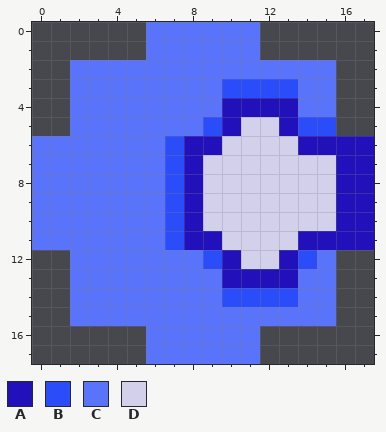
Edited in one commit: pixel-art sprite (Game/data/enemyfireball_02.png). This is how it looked before the edit.
The file is 90x90 pixels, drawn in blocks of 5x5; one block is one cell here.
Palette (. is transparent): A #2211bb  B #2a4cf9  C #5973fb  D #d3d0ec
Pixels before, first column x 0:
 0 ......CCCCCC......
 1 ......CCCCCC......
 2 ..CCCCCCCCCCCCCC..
 3 ..CCCCCCCCBBBBCC..
 4 ..CCCCCCCCAAAACC..
 5 ..CCCCCCCBADDABB..
 6 CCCCCCCBAADDDDAAAA
 7 CCCCCCCBADDDDDDDAA
 8 CCCCCCCBADDDDDDDAA
 9 CCCCCCCBADDDDDDDAA
10 CCCCCCCBADDDDDDDAA
11 CCCCCCCBAADDDDAAAA
12 ..CCCCCCCBADDABC..
13 ..CCCCCCCCAAAACC..
14 ..CCCCCCCCBBBBCC..
15 ..CCCCCCCCCCCCCC..
16 ......CCCCCC......
17 ......CCCCCC......
The same view after the edit:
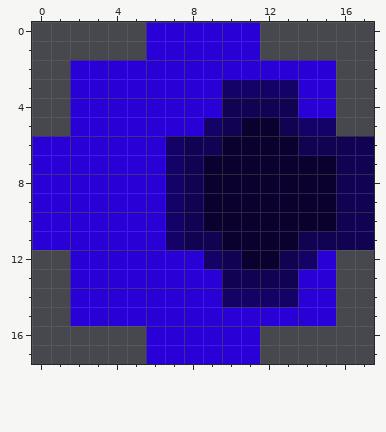
The edit:
Colour A changes from #2211bb to #110252.
Colour B changes from #2a4cf9 to #150267.
Colour C changes from #5973fb to #2900d6.
Colour D changes from #d3d0ec to #0a012f.
